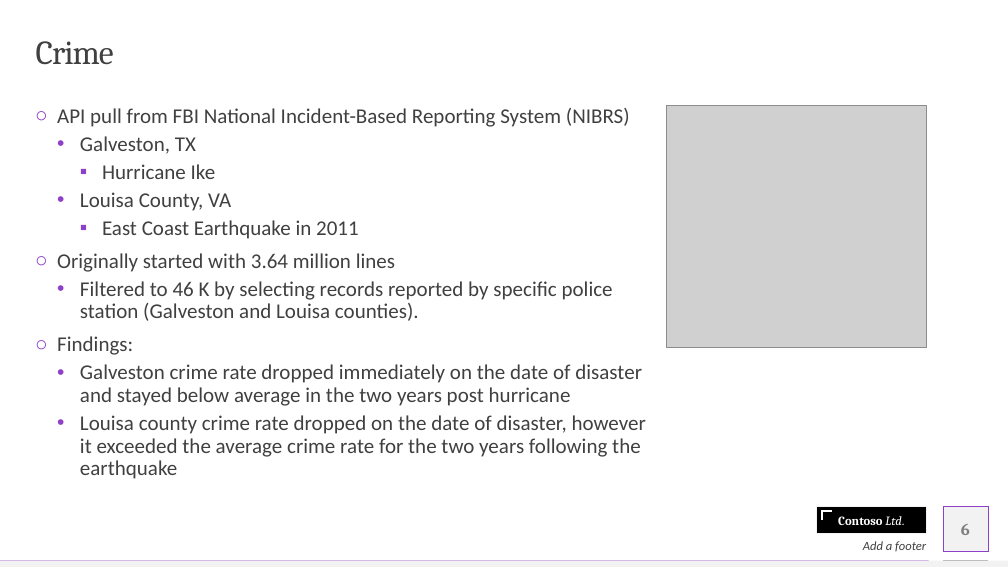
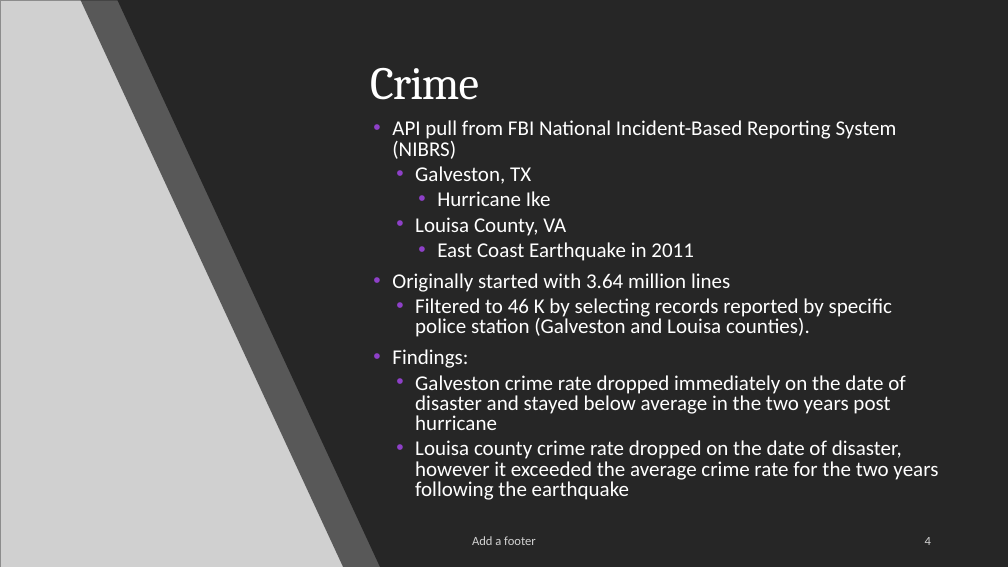
Before and after one commit to olegmrnv/crime_correlations, a slide deck: slide 4 of reports/Natural Disasters.pptx (slide 6 before the commit). Drawn at 1008x567 pixels with LibreOffice and Linux fonts; fonts in the diff are those of the drawing; grey boxes stand for pictures. Boxes give left, top, right and bottom in pixels: in the first picture for what was removed or moved away, otherwise in the second. Text is boxed around its words. In the diff, an @@ line names an element or a change of style, - is before the commit and + after.

```diff
--- a/reports/Natural Disasters.pptx
+++ b/reports/Natural Disasters.pptx
@@ background #FFFFFF to #000000 @@
@@ picture: place and size @@
-picture at bbox=[667, 105, 927, 348]
+picture at bbox=[0, 0, 386, 567]
@@ freeform shape added at bbox=[80, 0, 1008, 567], fill #262626 at 70% opacity @@
@@ freeform shape added at bbox=[117, 0, 1008, 567], fill #262626 @@
@@ title "Crime": place and size @@
-title "Crime" at bbox=[36, 41, 114, 65]
+title "Crime" at bbox=[370, 68, 479, 100]
@@ title "Crime" at bbox=[370, 68, 479, 100]: size 32 to 44 pt, text colour #404040 to #FFFFFF @@
@@ text "API pull from FBI National ...": place and size @@
-text "API pull from FBI National ..." at bbox=[57, 108, 646, 479]
+text "API pull from FBI National ..." at bbox=[392, 120, 938, 500]
@@ text "API pull from FBI National ..." at bbox=[392, 120, 938, 500]: text colour #404040 to #FFFFFF; bullet ○ to •; line spacing 0.9 to 0.8; indent changed; bullet ▪ to • @@
@@ rectangle at bbox=[817, 507, 926, 533]: fill #000000 to #FFFFFF; outline #F2F2F2 0.75 pt to #000000 0.75 pt @@
@@ rectangle at bbox=[944, 507, 988, 551]: fill #F2F2F2 to #000000 @@
@@ text "Add a footer": place and size @@
-text "Add a footer" at bbox=[863, 541, 926, 552]
+text "Add a footer" at bbox=[472, 536, 536, 545]
@@ text "Add a footer" at bbox=[472, 536, 536, 545]: text colour #404040 to #FFFFFF at 80% opacity, italic off; alignment right to centre; more space between paragraphs; vertical alignment bottom to middle @@
@@ freeform shape at bbox=[822, 511, 833, 520]: outline #FFFFFF 2 pt to #000000 2 pt @@
@@ text in rectangle at bbox=[838, 516, 904, 525]: text removed @@
-Contoso Ltd.
@@ page number added at bbox=[925, 537, 931, 545], 12 pt, text #FFFFFF at 80% opacity @@
+4
@@ page number removed at bbox=[961, 524, 970, 535] @@
-6
@@ rectangle at bbox=[0, 561, 1008, 567]: fill #F2F2F2 to #000000 @@
@@ line (944, 560) - (988, 560): stroke #BFBFBF 0.5 pt to #000000 0.5 pt @@
```
Also in this commit, not shown: 5 other slides changed, 2 slides removed, 9 other files.
